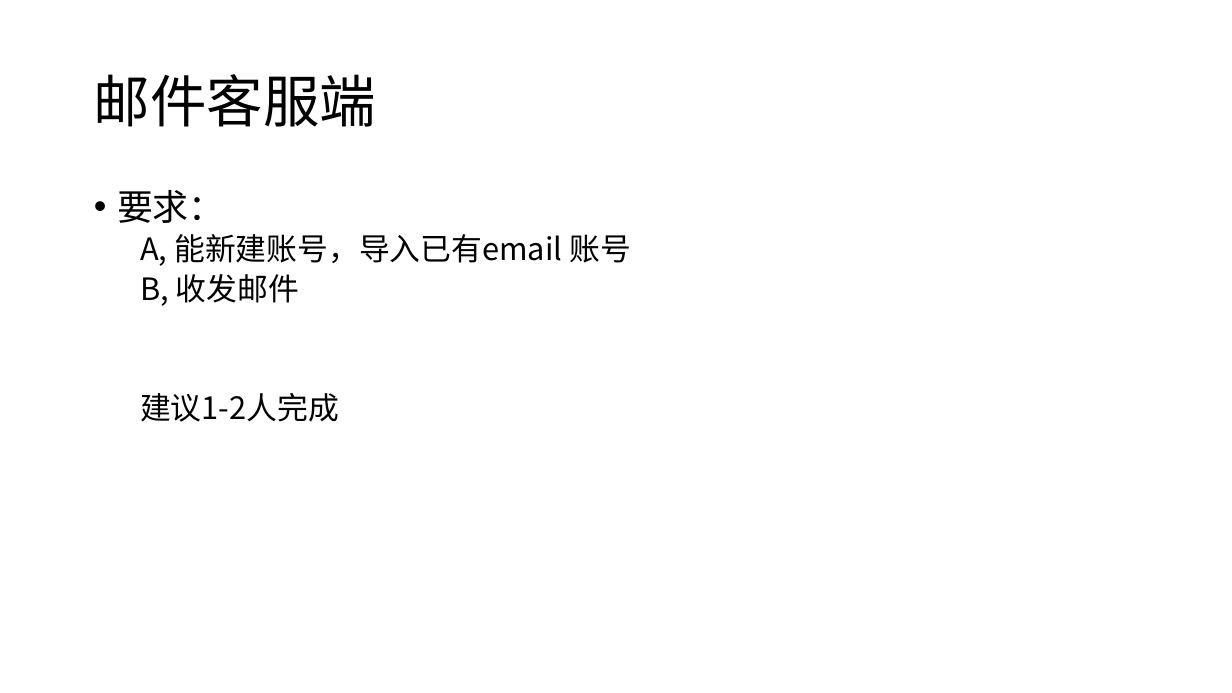
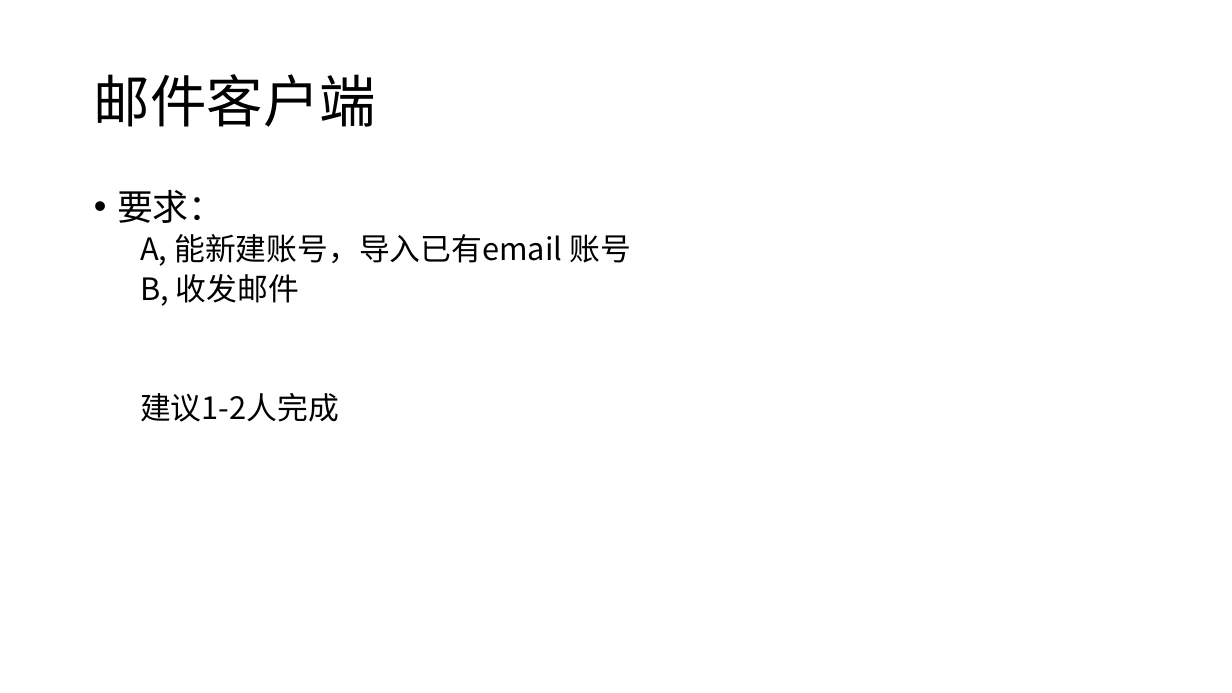
Before and after one commit to djuanbei/18Android1, a slide deck: slide 7 of project/project.pptx. Drawn at 1232x693 pixels with LibreOffice and Linux fonts; fonts in the diff are those of the drawing. Boxes give left, top, right and bottom in pixels: in the first picture for what was removed or moved away, otherwise in the second. Text is boxed around its words. In the diff, an @@ line names an element or a change of style, - is before the commit and + after.

```diff
--- a/project/project.pptx
+++ b/project/project.pptx
@@ title at (94, 74, 376, 127): text changed @@
-邮件客服端
+邮件客户端
```
Also in this commit, not shown: 2 other slides changed.
